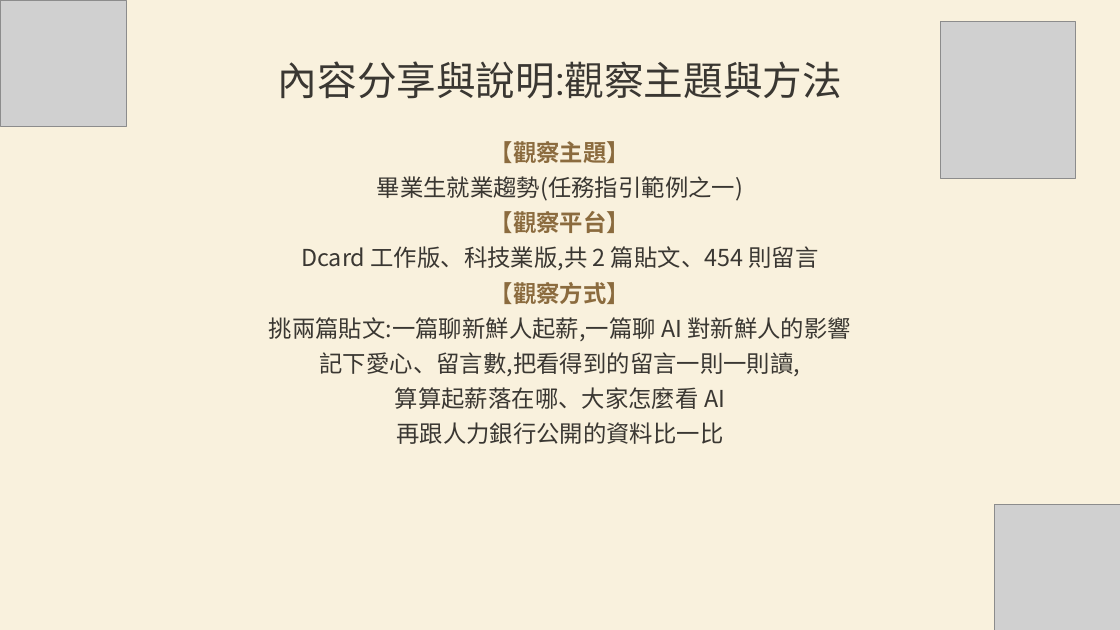
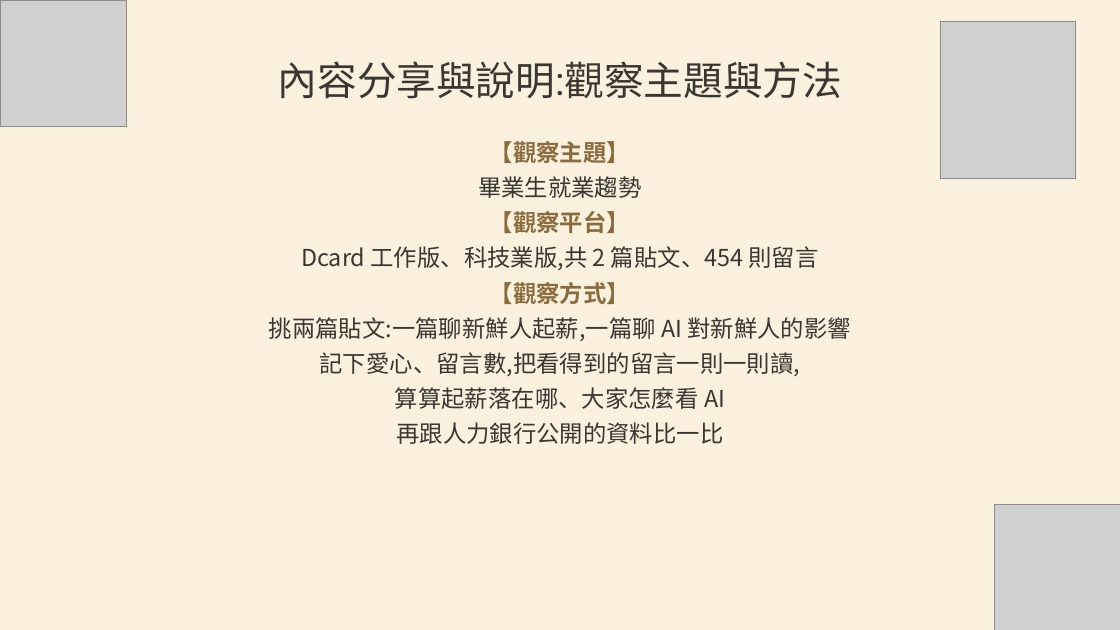
Before and after one commit to tobychien/project-hub, a slide deck: slide 3 of deliverables/邱偉浩-元智大學-10月B.pptx. Drawn at 1120x630 pixels with LibreOffice and Linux fonts; fonts in the diff are those of the drawing; grey boxes stand for pictures. Boxes give left, top, right and bottom in pixels: in the first picture for what was removed or moved away, otherwise in the second. Text is boxed around its words. In the diff, an @@ line names an element or a change of style, - is before the commit and + after.

```diff
--- a/deliverables/邱偉浩-元智大學-10月B.pptx
+++ b/deliverables/邱偉浩-元智大學-10月B.pptx
@@ text at (478, 176, 642, 198): text changed @@
-畢業生就業趨勢(任務指引範例之一)
+畢業生就業趨勢
```
Also in this commit, not shown: 4 other slides changed, 1 other file.
